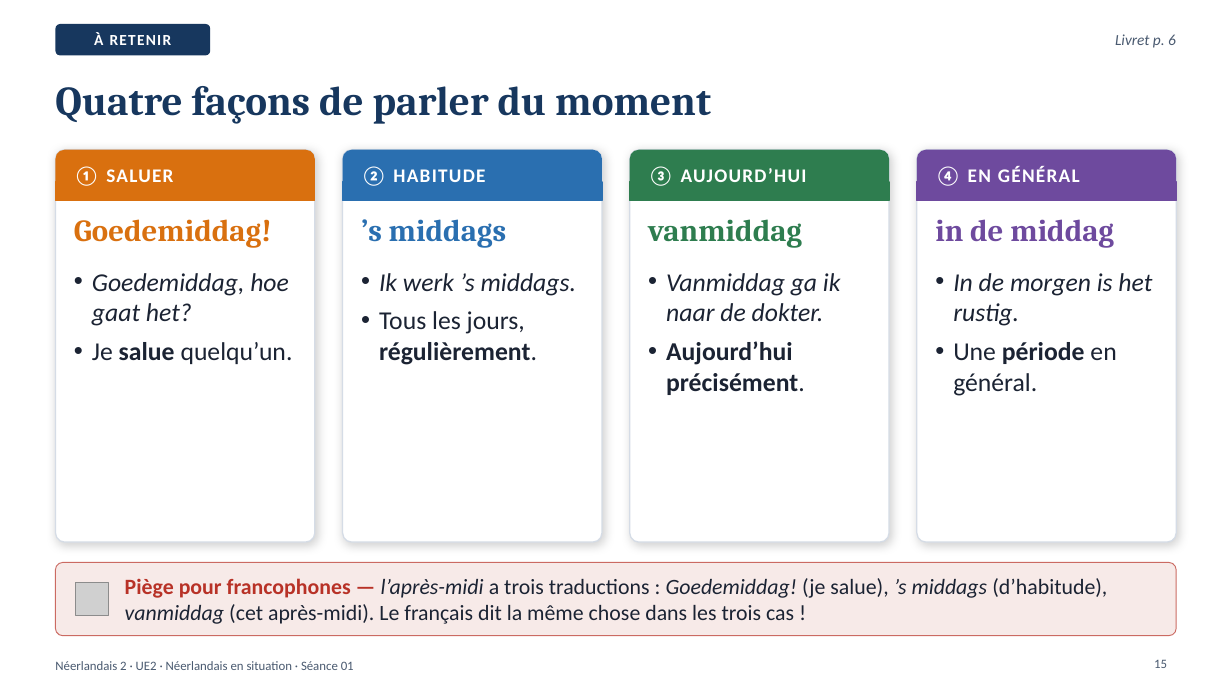
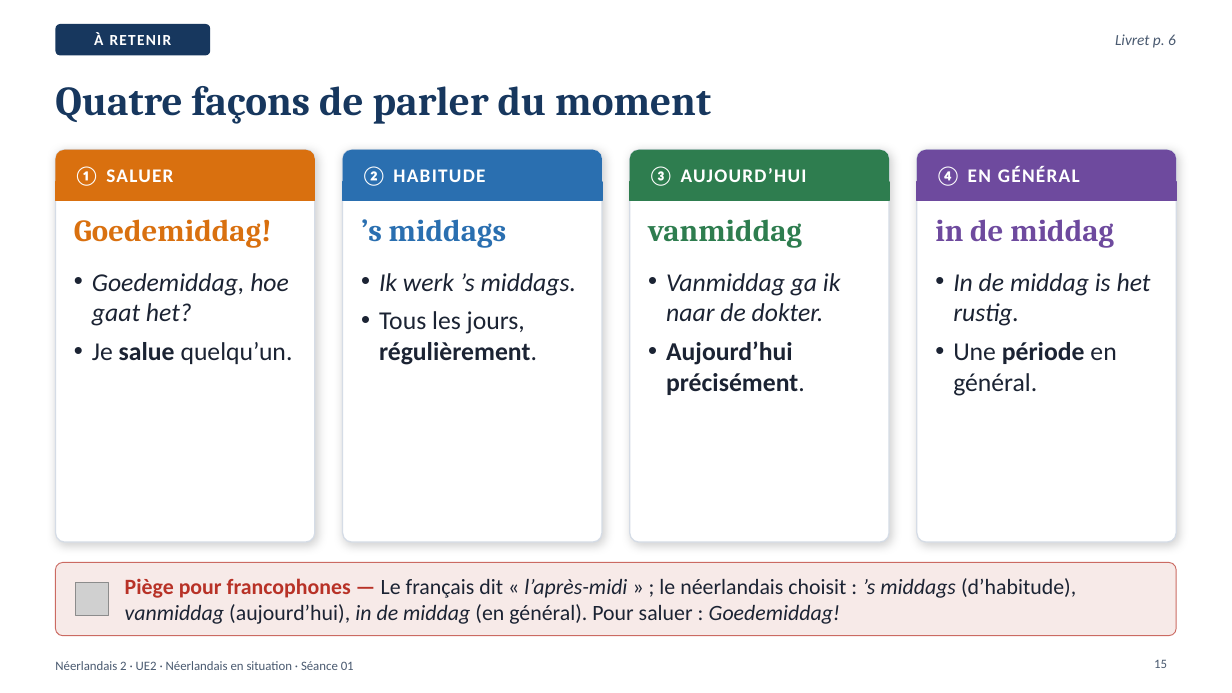
Before and after one commit to ajouniaux/talenleren, a slide deck: slide 15 of neerlandais2/powerpoints/Seance_01_Kennismaking_Goedemorgen.pptx. Drawn at 1232x693 pixels with LibreOffice and Linux fonts; fonts in the diff are those of the drawing; grey boxes stand for pictures. Boxes give left, top, right and bottom in pixels: in the first picture for what was removed or moved away, otherwise in the second. Text is boxed around its words. In the diff, an @@ line names an element or a change of style, - is before the commit and + after.

```diff
--- a/neerlandais2/powerpoints/Seance_01_Kennismaking_Goedemorgen.pptx
+++ b/neerlandais2/powerpoints/Seance_01_Kennismaking_Goedemorgen.pptx
@@ text at (x1=953, y1=273, x2=1151, y2=326): text changed @@
-• In de morgen is het rustig.
+• In de middag is het rustig.
@@ text at (x1=125, y1=578, x2=1076, y2=624): text changed @@
-Piège pour francophones — l’après-midi a trois traductions : Goedemiddag! (je salue), ’s middags (d’habitude), vanmiddag (cet après-midi). Le français dit la même chose dans les trois cas !
+Piège pour francophones — Le français dit « l’après-midi » ; le néerlandais choisit : ’s middags (d’habitude), vanmiddag (aujourd’hui), in de middag (en général). Pour saluer : Goedemiddag!
```
Also in this commit, not shown: 18 other slides changed, 1 other file.
